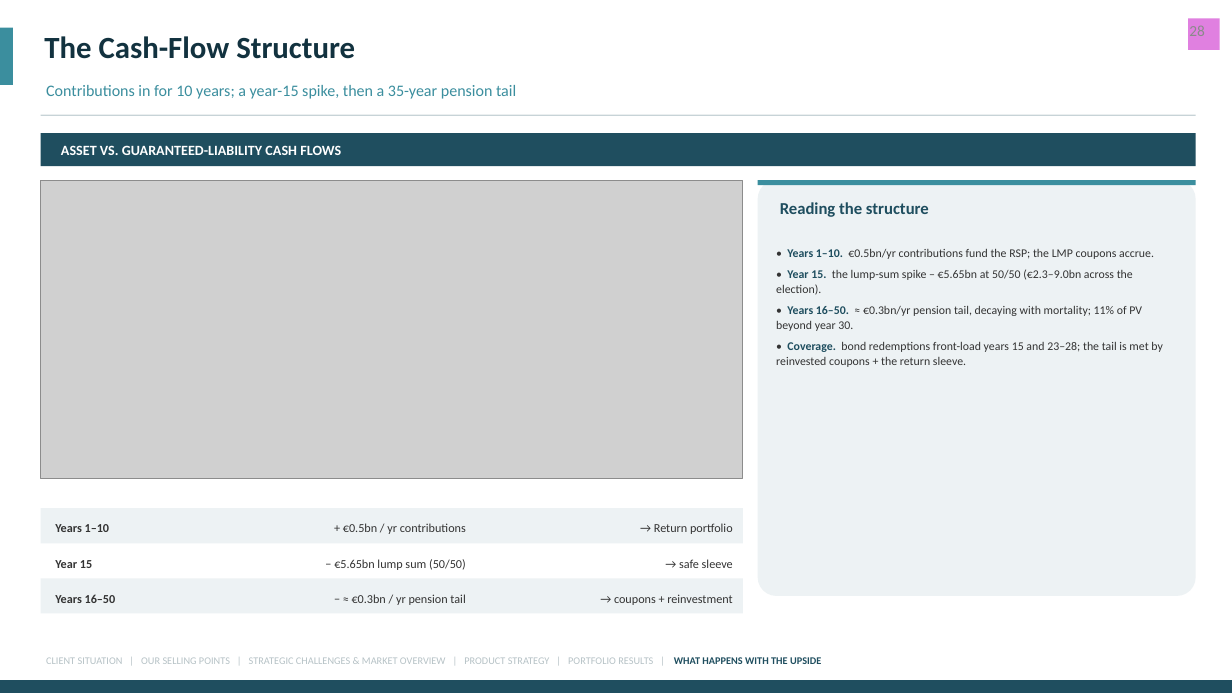
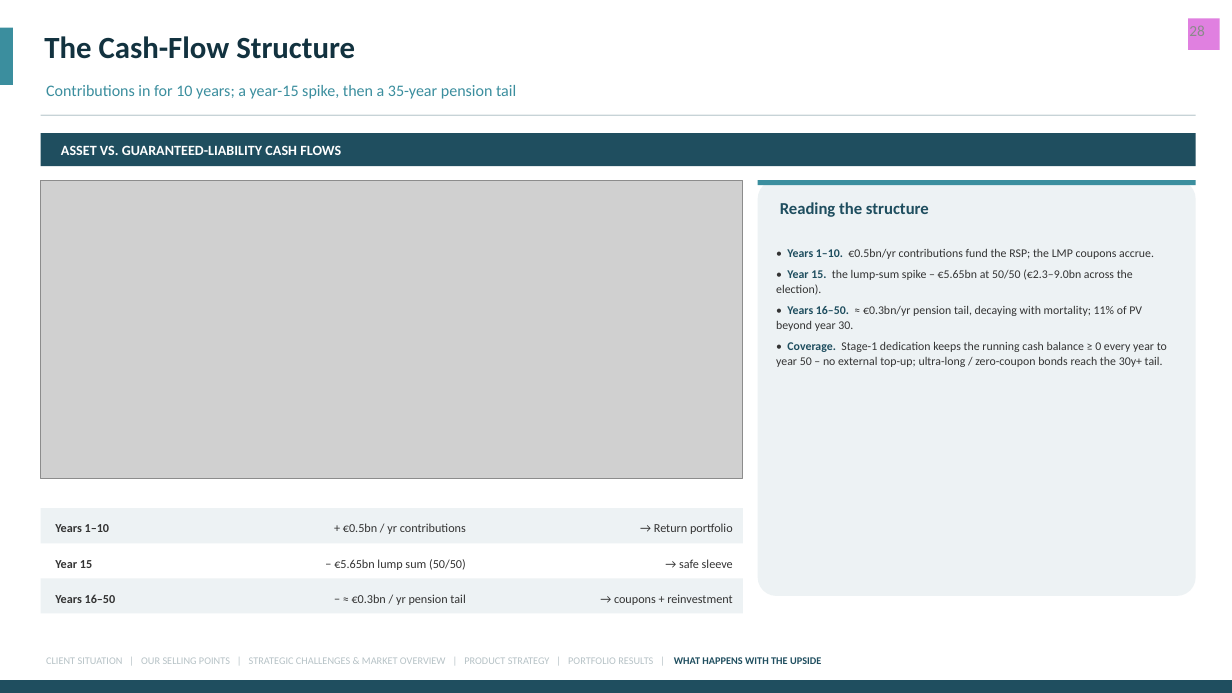
Before and after one commit to benthebender/Financ-Engeneering, a slide deck: slide 35 of Case 3/presentation/All-Kanns_Asset_Management.pptx. Drawn at 1232x693 pixels with LibreOffice and Linux fonts; fonts in the diff are those of the drawing; grey boxes stand for pictures. Boxes give left, top, right and bottom in pixels: in the first picture for what was removed or moved away, otherwise in the second. Text is boxed around its words. In the diff, an @@ line names an element or a change of style, - is before the commit and + after.

```diff
--- a/Case 3/presentation/All-Kanns_Asset_Management.pptx
+++ b/Case 3/presentation/All-Kanns_Asset_Management.pptx
@@ text at box(776, 342, 1167, 367): text changed @@
-• Coverage. bond redemptions front-load years 15 and 23–28; the tail is met by reinvested coupons + the return sleeve.
+• Coverage. Stage-1 dedication keeps the running cash balance ≥ 0 every year to year 50 – no external top-up; ultra-long / zero-coupon bonds reach the 30y+ tail.
```
Also in this commit, not shown: 5 other slides changed, 36 other files.
